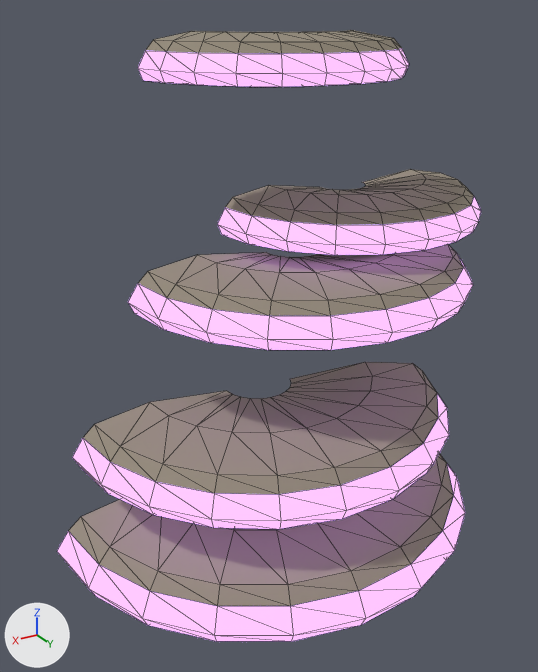
Before and after pictures for a commit that changed the Blender file assets/models/glowing_mushroom/blender/shelf_v02.blend.
Camera for both pictures: a camera (50 mm lens) standing at (1.104, 1.674, 1.523) and looking at (0.245, 0.243, 0.807). Every picture has the same lights, and +X, +Y and +Z are marked at lower left. The older version comes first. Mesh edges are drawn as thin lines.

In view in the first picture: 'mushroom_shelf_flesh_nocol', 'mushroom_shelf_glow_nocol'.
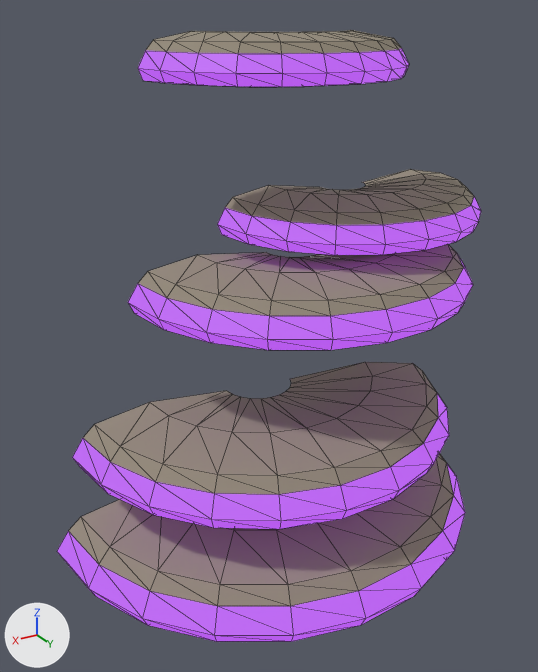
What differs and where, as boxes [x1, y1, x2, y2] in the pictures (538 x 672 px):
'mushroom_shelf_glow_nocol', recoloured, surface changed (darker)
    both: [57, 48, 481, 642]

What changed in the scene script:
```text
Change mat_mushroomglow_shelf_v02:
    mat_mushroomglow_shelf_v02.emission_color: (0.64, 0.34, 1.0) -> (0.449, 0.0816, 0.816)  # purple #d19eff -> purple #b351e9
    mat_mushroomglow_shelf_v02.emission_strength: 1.514 -> 1.0
```
